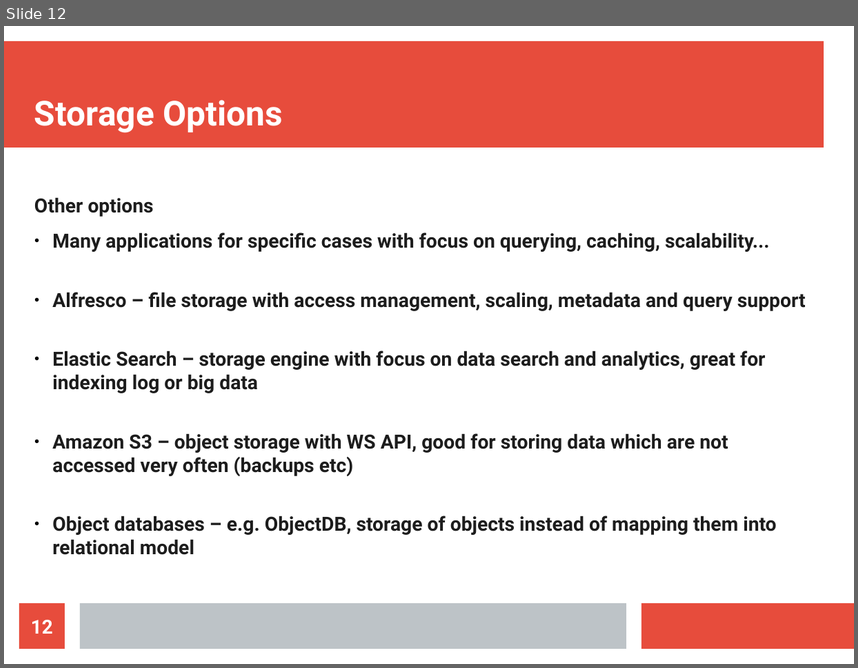
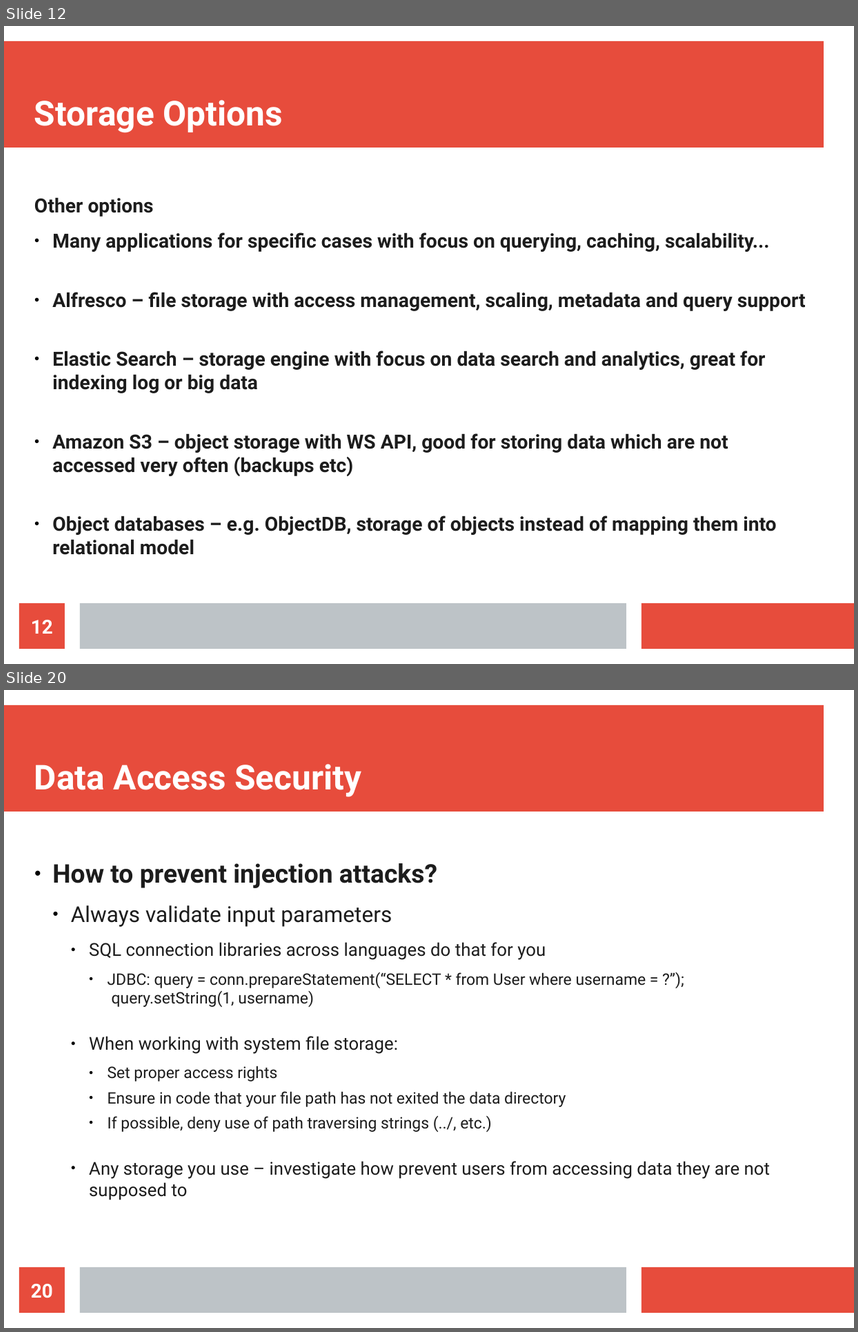
Before and after one commit to maxotta/pia-labs, a slide deck: lectures/persistence/01_persistence.odp. Shown one above the other, each under a label of ours: slide 12 before the commit, slides 12 and 20 after it; the slides between them are not shown. The pictures are 858x668 and 858x1332 pixels, drawn with LibreOffice and Linux fonts; fonts in the diff are those of the drawing. Boxes give left, top, right and bottom in pixels: in the first picture for what was removed or moved away, otherwise in the second. Text is boxed around its words. In the diff, an @@ line names an element or a change of style, - is before the commit and + after.

```diff
--- a/lectures/persistence/01_persistence.odp
+++ b/lectures/persistence/01_persistence.odp
@@ slide 20 added at (x1=4, y1=690, x2=854, y2=1328), background #FFFFFF; not listed: 3 template elements that a slide beside it also shows @@
@@ title added at (x1=34, y1=764, x2=361, y2=797), 32 pt, text #FFFFFF, bold @@
+Data Access Security
@@ text added at (x1=52, y1=863, x2=770, y2=1200), 14.8 pt, text #1C1C1C @@
+● How to prevent injection attacks?
+  ● Always validate input parameters
+    ● SQL connection libraries across languages do that for you
+      ● JDBC: query = conn.prepareStatement(“SELECT * from User where username = ?”);
+        query.setString(1, username)
+    ● When working with system file storage:
+      ● Set proper access rights
+      ● Ensure in code that your file path has not exited the data directory
+      ● If possible, deny use of path traversing strings (../, etc.)
+    ● Any storage you use – investigate how prevent users from accessing data they are not supposed to
@@ page number added at (x1=19, y1=1267, x2=65, y2=1312), fill #E74C3C, 18 pt, text #FFFFFF, bold @@
+20
```
Also in this commit, not shown: 28 other slides added, 1 slide removed, 2 other files.
